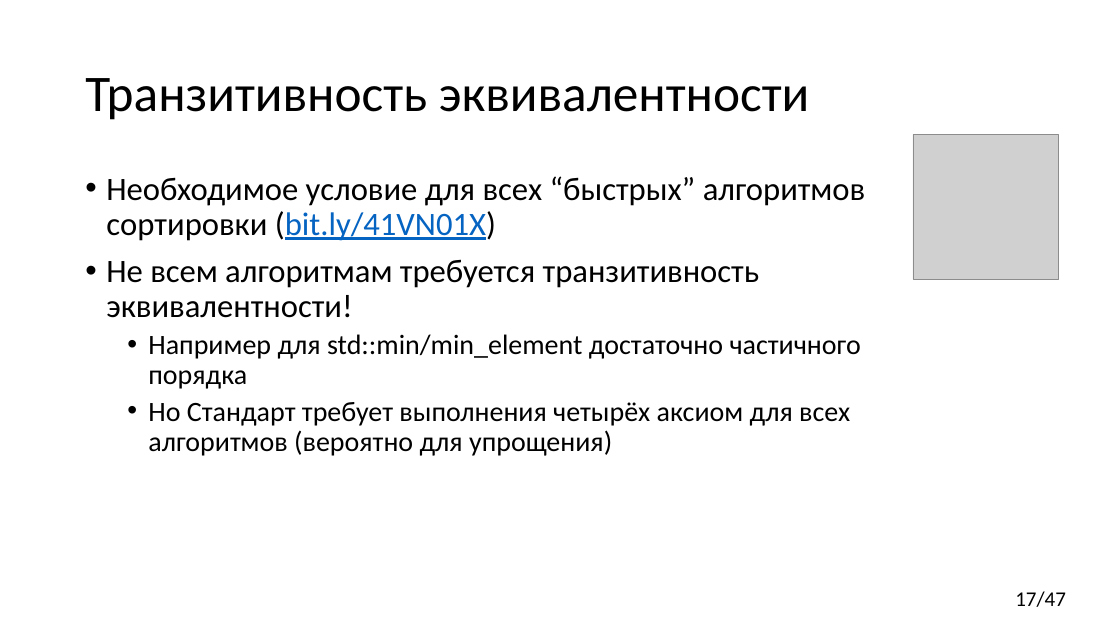
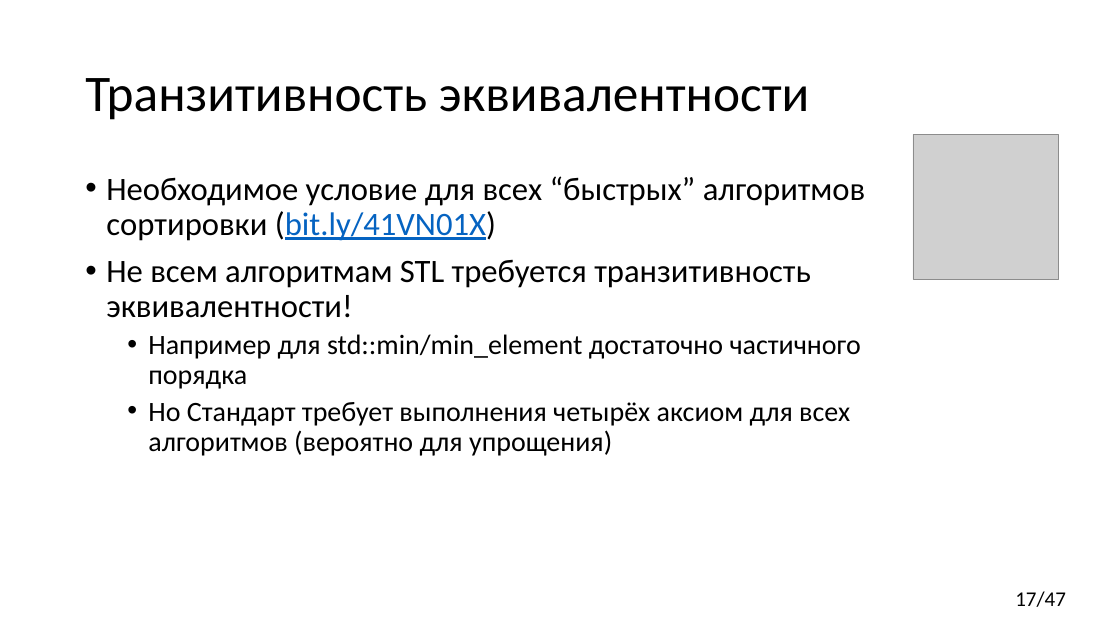
Before and after one commit to yugr/CppRussia, a slide deck: slide 17 of 2023/RU.pptx. Drawn at 1120x630 pixels with LibreOffice and Linux fonts; fonts in the diff are those of the drawing; grey boxes stand for pictures. Boxes give left, top, right and bottom in pixels: in the first picture for what was removed or moved away, otherwise in the second. Text is boxed around its words. In the diff, an @@ line names an element or a change of style, - is before the commit and + after.

Commit message:
Minor updates.

```diff
--- a/2023/RU.pptx
+++ b/2023/RU.pptx
@@ text at [106, 260, 811, 318]: text changed @@
-• Не всем алгоритмам требуется транзитивность эквивалентности!
+• Не всем алгоритмам STL требуется транзитивность эквивалентности!
```
Also in this commit, not shown: 1 other slide changed.
